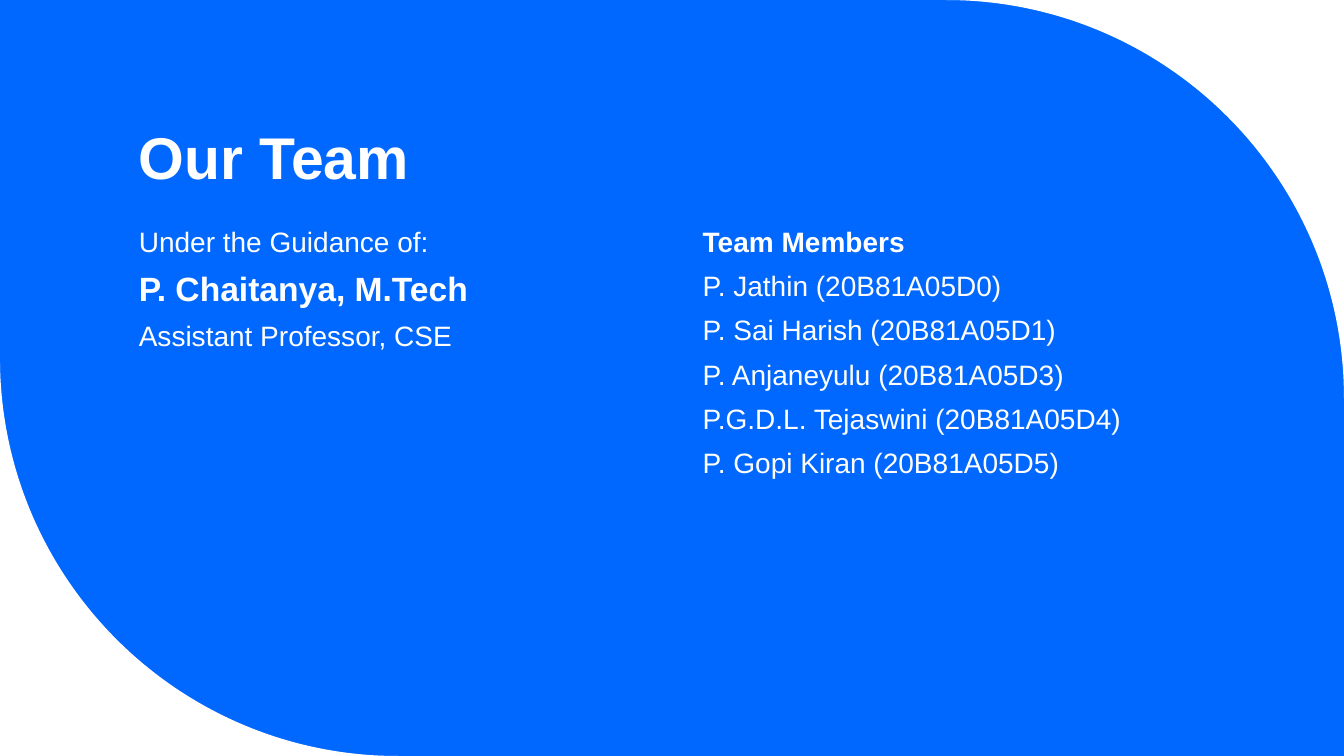
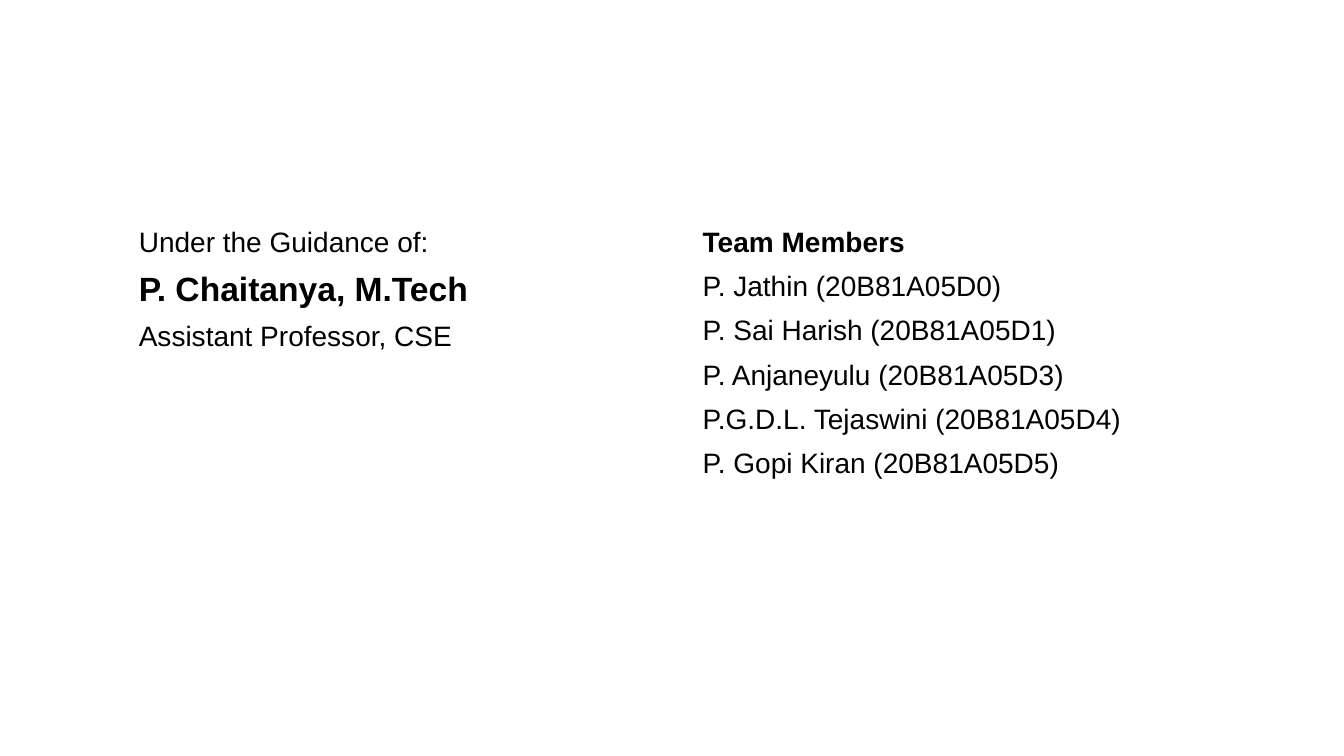
Before and after one commit to aslucky0143/final-year-project, a slide deck: slide 2 of Liver Cirrhosis Prediction System.pptx. Drawn at 1344x756 pixels with LibreOffice and Linux fonts; fonts in the diff are those of the drawing. Boxes give left, top, right and bottom in pixels: in the first picture for what was removed or moved away, otherwise in the second. Text is boxed around its words. In the diff, an @@ line names an element or a change of style, - is before the commit and + after.

```diff
--- a/Liver Cirrhosis Prediction System.pptx
+++ b/Liver Cirrhosis Prediction System.pptx
@@ background #0068FF to #FFFFFF @@
@@ freeform shape removed at (x1=946, y1=0, x2=1344, y2=398) @@
@@ title removed at (x1=139, y1=138, x2=409, y2=180) @@
-Our Team
@@ text "Under the Guidance of:" at (x1=139, y1=231, x2=468, y2=350): text colour #FFFFFF to #000000 @@
@@ text "Team Members" at (x1=703, y1=231, x2=1120, y2=478): text colour #FFFFFF to #000000 @@
@@ freeform shape removed at (x1=0, y1=358, x2=398, y2=756) @@
```
Also in this commit, not shown: 15 other slides changed, 4 slides added, 6 slides removed, 2 other files.
